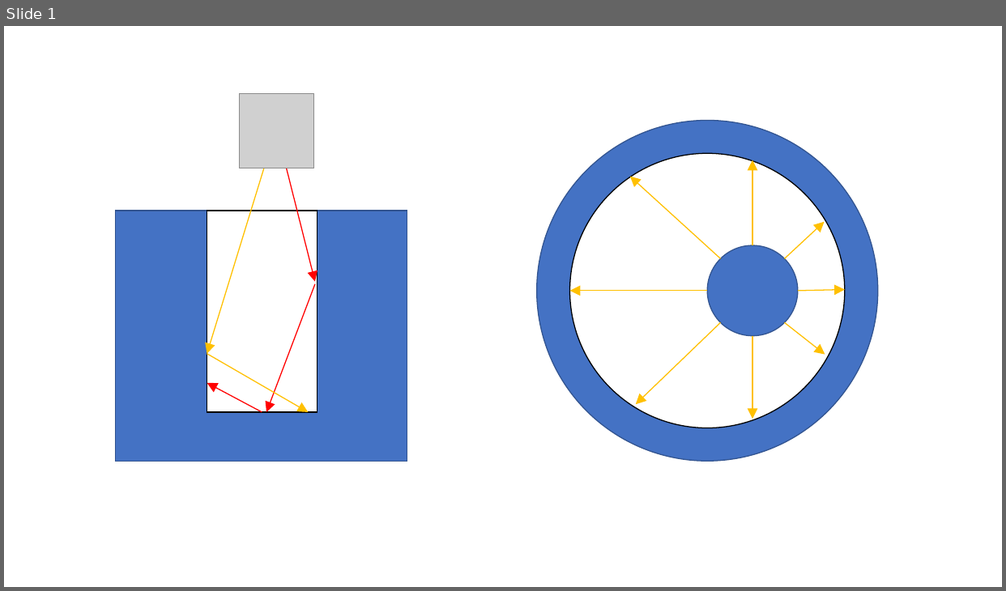
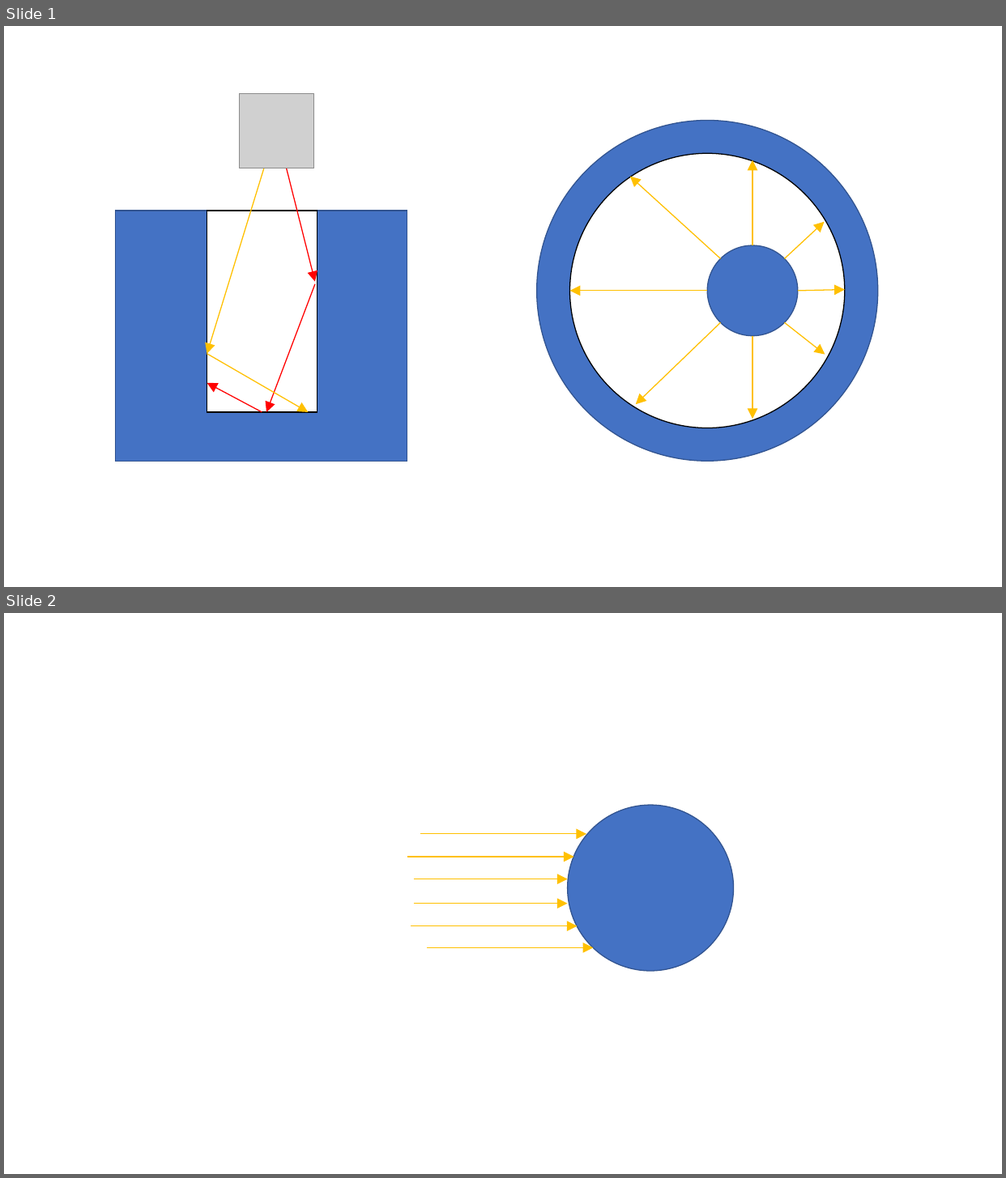
Before and after one commit to hitimr/SelectedTopicsCompElectronics, a slide deck: doc/res/drawings.pptx. Shown one above the other, each under a label of ours: slide 1 before the commit, slides 1 and 2 after it. The pictures are 1006x591 and 1006x1178 pixels, drawn with LibreOffice and Linux fonts; fonts in the diff are those of the drawing; grey boxes stand for pictures. Boxes give left, top, right and bottom in pixels: in the first picture for what was removed or moved away, otherwise in the second. Text is boxed around its words. In the diff, an @@ line names an element or a change of style, - is before the commit and + after.

```diff
--- a/doc/res/drawings.pptx
+++ b/doc/res/drawings.pptx
@@ slide 2 added at box(4, 613, 1002, 1174), background #FFFFFF @@
@@ ellipse added at box(568, 806, 734, 972), fill #4472C4, outline #325491 1 pt @@
@@ arrow added from (420, 834) to (586, 834), #FFC000 1 pt @@
@@ arrow added from (407, 857) to (574, 857), #FFC000 1 pt @@
@@ arrow added from (414, 879) to (568, 879), #FFC000 1 pt @@
@@ arrow added from (414, 904) to (568, 904), #FFC000 1 pt @@
@@ arrow added from (411, 926) to (577, 926), #FFC000 1 pt @@
@@ arrow added from (427, 948) to (593, 948), #FFC000 1 pt @@
```
Also in this commit, not shown: 17 other files.
